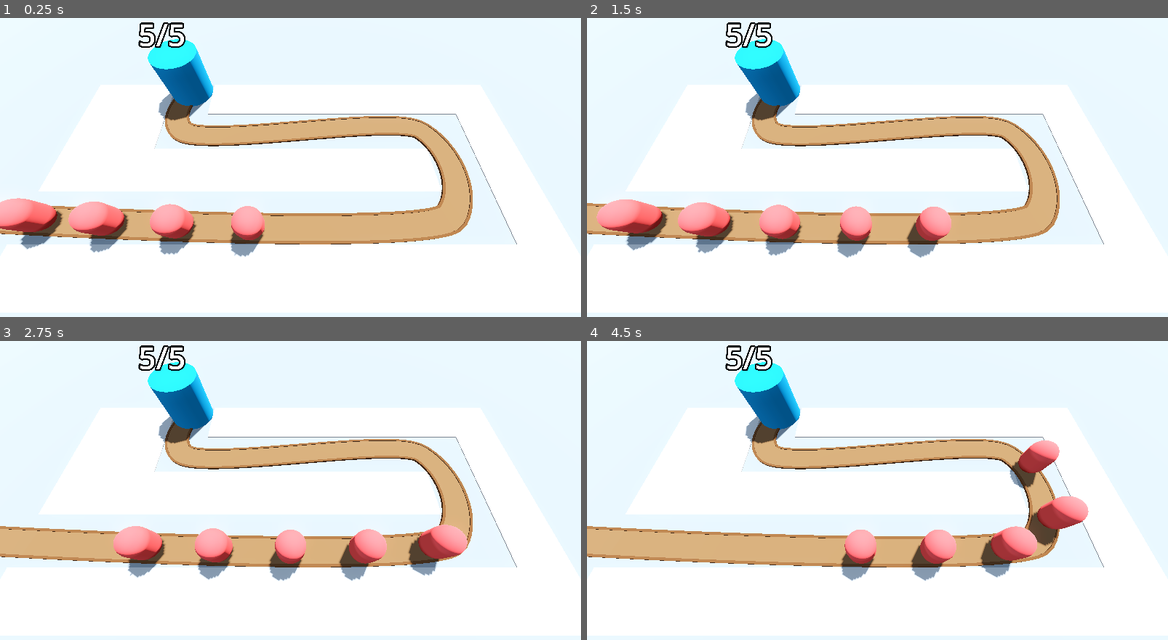
Above: before the commit, frames 1-4 (two rows, left to right).
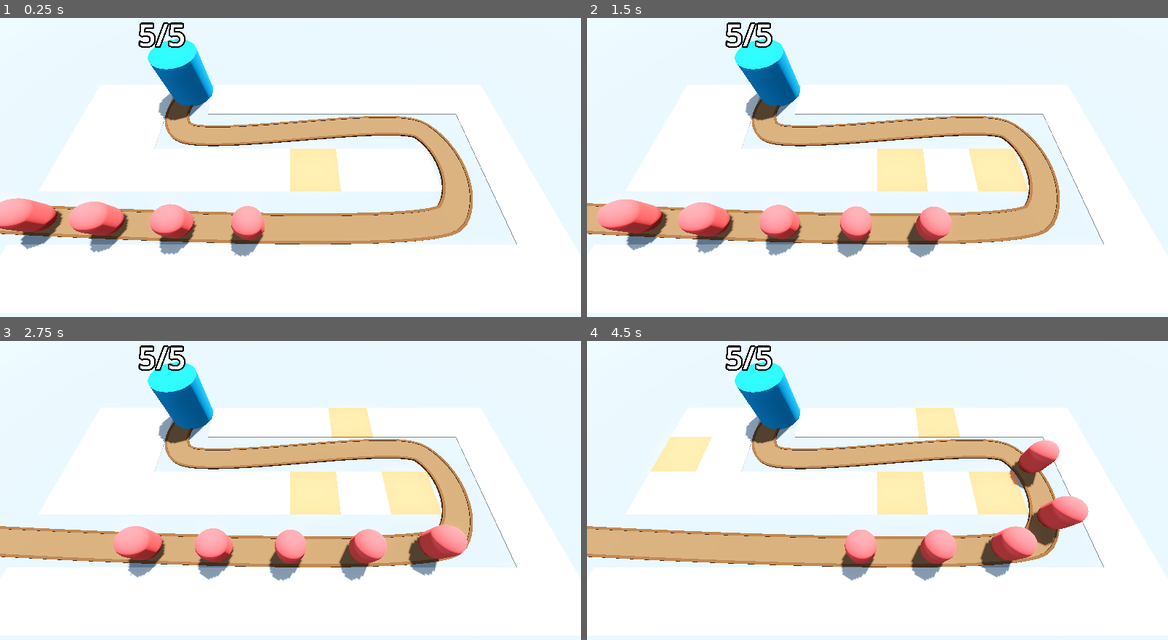
Above: after the commit, the same moments.

Repository: Assasquid/barbarian_blaster
Game: Godot game, scene res://Scenes/base_level.tscn
The game is run twice, just before and just after one commit, with the same random seed, the same clock (stepped at 60 frames per second) and the same inputs.
Inputs (mouse positions are in pixels of both pictures, inside the frame that each line leads up to):
- Up to frame 1 (0.25 s): no input
- Up to frame 2 (1.5 s): move the mouse to (1005, 161) at 0.52 s; move the mouse to (761, 194) at 1.27 s
- Up to frame 3 (2.75 s): move the mouse to (348, 427) at 2.02 s
- Up to frame 4 (4.5 s): move the mouse to (848, 565) at 2.77 s; move the mouse to (1051, 550) at 3.52 s; move the mouse to (703, 451) at 4.27 s

The runs differ from the first frame. In frame 1, 1.2% of the frame differs, in the area x 49-59%, y 43-59%; in frame 2, 2.4%; in frame 3, 3.1%; in frame 4, 3.9%, in the area x 10-77%, y 22-59%.

Commit message:
Detect and change gridmap cells.

Diff:
--- a/Scenes/base_level.tscn
+++ b/Scenes/base_level.tscn
@@ -51,7 +51,8 @@
 size = Vector3(110, 2, 110)
 material = SubResource("StandardMaterial3D_hi3xb")
 
-[node name="RayPickerCamera" parent="." instance=ExtResource("1_4ckf2")]
+[node name="RayPickerCamera" parent="." node_paths=PackedStringArray("gridmap") instance=ExtResource("1_4ckf2")]
+gridmap = NodePath("../GridMap")
 
 [node name="GridMap" type="GridMap" parent="."]
 mesh_library = ExtResource("1_qhsvv")
--- a/Scripts/ray_picker_camera.gd
+++ b/Scripts/ray_picker_camera.gd
@@ -1,12 +1,20 @@
 extends Camera3D
 
+@export var clickable_range: float = 100.0
+@export var gridmap: GridMap
+
 @onready var ray_cast_3d: RayCast3D = $RayCast3D
-
-@export var clickable_range: float = 100.0
 
 
 func _process(delta: float) -> void:
 	var mouse_position: Vector2 = get_viewport().get_mouse_position()
 	ray_cast_3d.target_position = project_local_ray_normal(mouse_position) * clickable_range
 	ray_cast_3d.force_raycast_update()
-	printt(ray_cast_3d.get_collider(), ray_cast_3d.get_collision_point())
+
+	if ray_cast_3d.is_colliding():
+		var collider = ray_cast_3d.get_collider()
+		if collider is GridMap:
+			var collision_point = ray_cast_3d.get_collision_point()
+			var cell = gridmap.local_to_map(collision_point)
+			if gridmap.get_cell_item(cell) == 0:
+				gridmap.set_cell_item(cell, 1)
